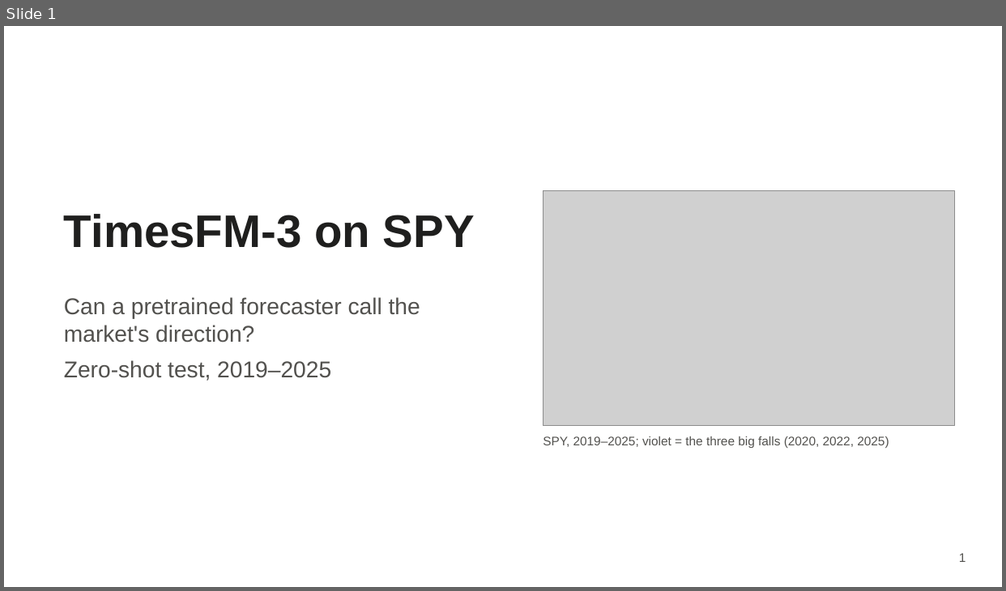
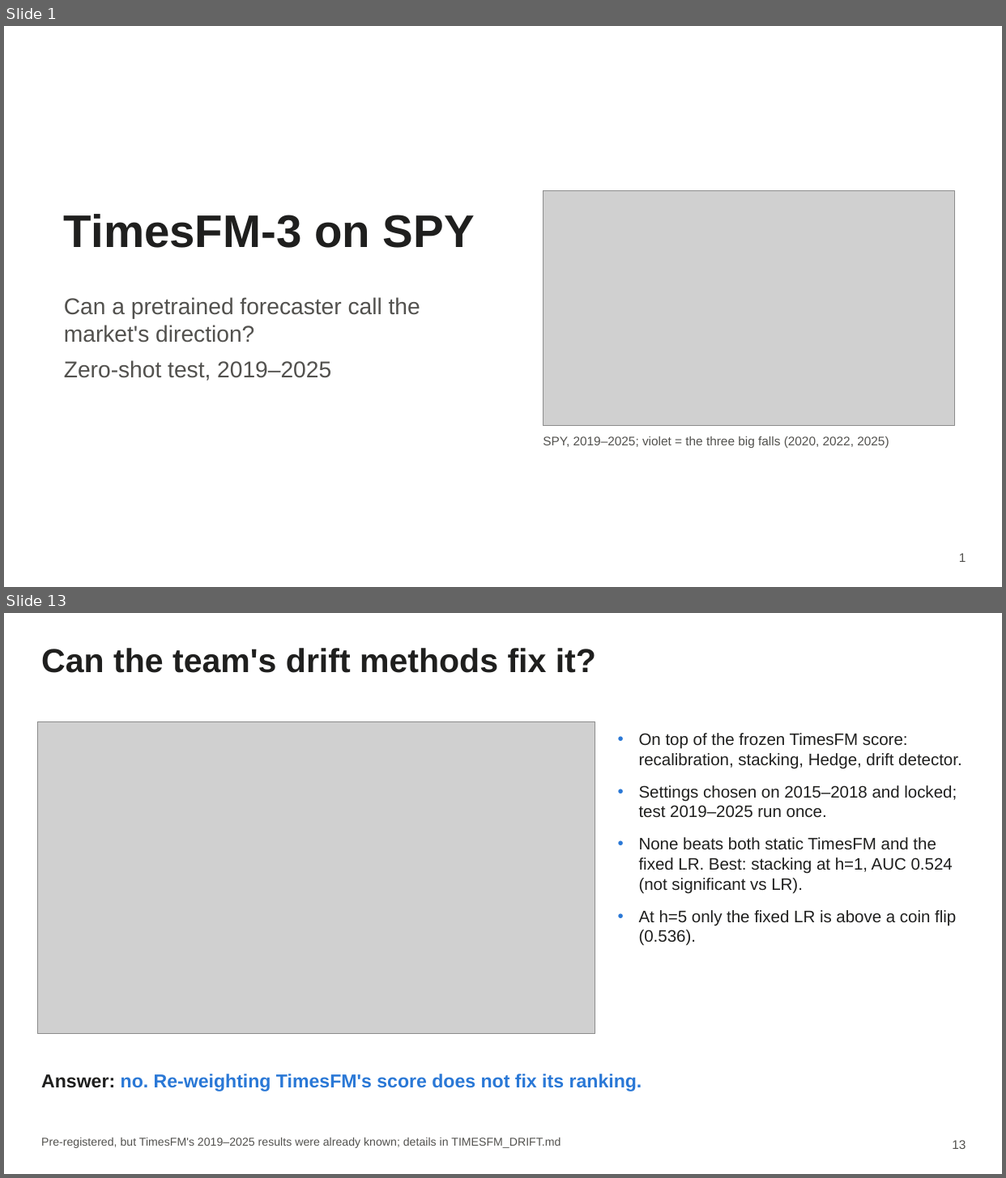
Before and after one commit to AmauryJayr/Predicting-SP500, a slide deck: timesfm3_experiment/slides/timesfm3_slides.pptx. Shown one above the other, each under a label of ours: slide 1 before the commit, slides 1 and 13 after it; the slides between them are not shown. The pictures are 1006x591 and 1006x1178 pixels, drawn with LibreOffice and Linux fonts; fonts in the diff are those of the drawing; grey boxes stand for pictures. Boxes give left, top, right and bottom in pixels: in the first picture for what was removed or moved away, otherwise in the second. Text is boxed around its words. In the diff, an @@ line names an element or a change of style, - is before the commit and + after.

```diff
--- a/timesfm3_experiment/slides/timesfm3_slides.pptx
+++ b/timesfm3_experiment/slides/timesfm3_slides.pptx
@@ slide 13 added at [4, 613, 1002, 1174], background #FFFFFF @@
@@ text added at [41, 648, 596, 673], 32 pt, text #1F1F1E, bold @@
+Can the team's drift methods fix it?
@@ picture added at [38, 722, 595, 1033] @@
@@ text added at [639, 733, 961, 946], 16 pt, text #1F1F1E @@
+• On top of the frozen TimesFM score: recalibration, stacking, Hedge, drift detector.
+• Settings chosen on 2015–2018 and locked; test 2019–2025 run once.
+• None beats both static TimesFM and the fixed LR. Best: stacking at h=1, AUC 0.524 (not significant vs LR).
+• At h=5 only the fixed LR is above a coin flip (0.536).
@@ text added at [41, 1074, 642, 1092], 18 pt, text #2A78D6, bold @@
+Answer: no. Re-weighting TimesFM's score does not fix its ranking.
@@ text added at [41, 1138, 560, 1148], 11 pt, text #52514E @@
+Pre-registered, but TimesFM's 2019–2025 results were already known; details in TIMESFM_DRIFT.md
@@ text added at [952, 1140, 965, 1149], 12 pt, text #52514E @@
+13
```
Also in this commit, not shown: 10 slides changed, 2 other slides added, 6 other files.
